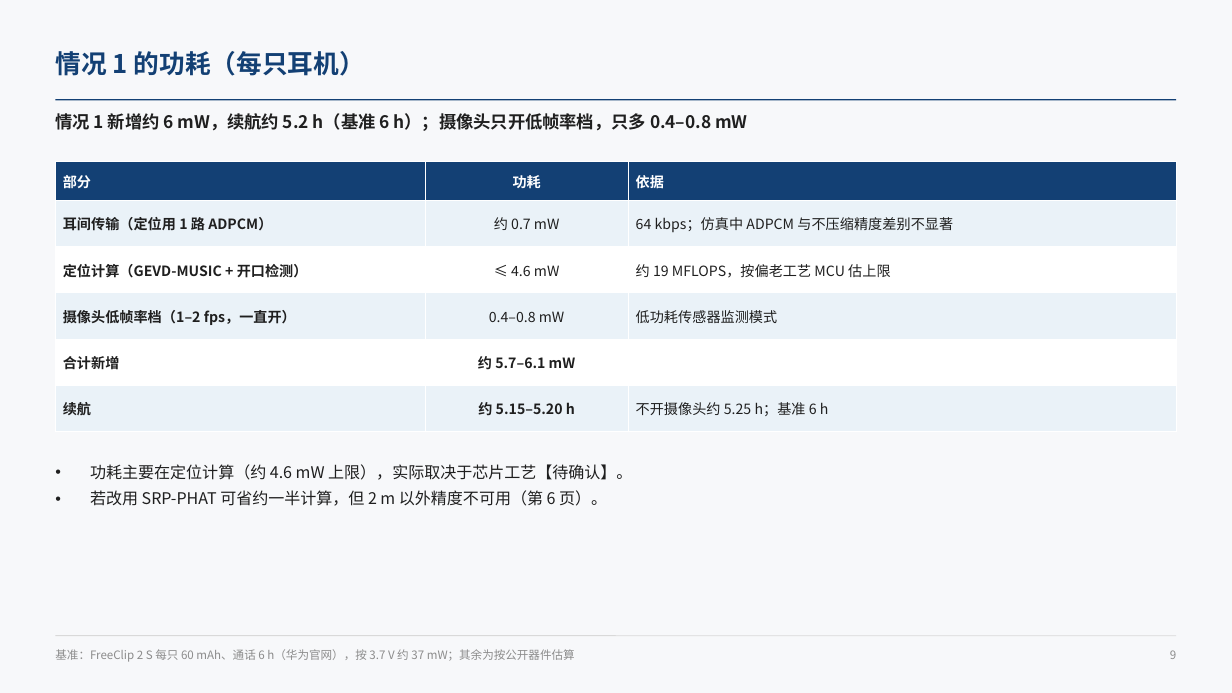
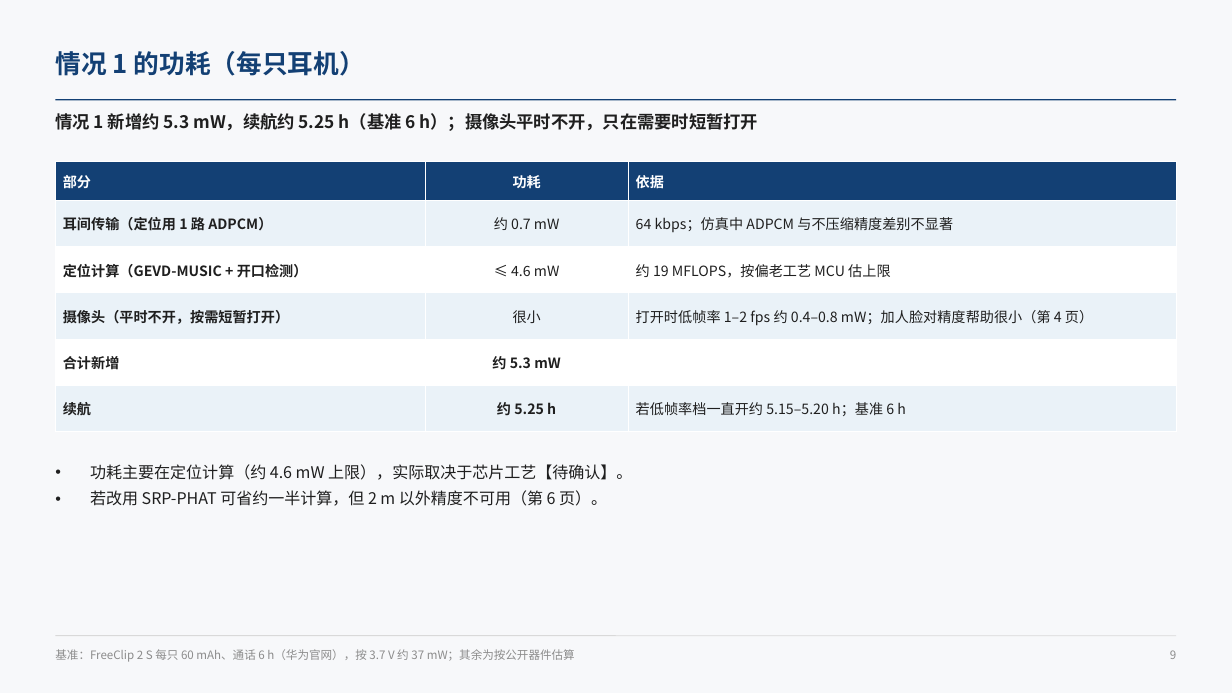
Before and after one commit to ZeroFoxxi/ssl-scene1, a slide deck: slide 9 of 02_耳机声源定位/耳机声源定位_情况1分析.pptx. Drawn at 1232x693 pixels with LibreOffice and Linux fonts; fonts in the diff are those of the drawing. Boxes give left, top, right and bottom in pixels: in the first picture for what was removed or moved away, otherwise in the second. Text is boxed around its words. In the diff, an @@ line names an element or a change of style, - is before the commit and + after.

```diff
--- a/02_耳机声源定位/耳机声源定位_情况1分析.pptx
+++ b/02_耳机声源定位/耳机声源定位_情况1分析.pptx
@@ text at (55,113,759,131): text changed @@
-情况 1 新增约 6 mW，续航约 5.2 h（基准 6 h）；摄像头只开低帧率档，只多 0.4–0.8 mW
+情况 1 新增约 5.3 mW，续航约 5.25 h（基准 6 h）；摄像头平时不开，只在需要时短暂打开
@@ table at (55,162,1177,510) @@
-row 4: 摄像头低帧率档（1–2 fps，一直开） | 0.4–0.8 mW | 低功耗传感器监测模式
+row 4: 摄像头（平时不开，按需短暂打开） | 很小 | 打开时低帧率 1–2 fps 约 0.4–0.8 mW；加人脸对精度帮助很小（第 4 页）
-row 5, column 2: 约 5.7–6.1 mW
+row 5, column 2: 约 5.3 mW
-row 6, column 2: 约 5.15–5.20 h
+row 6, column 2: 约 5.25 h
-row 6, column 3: 不开摄像头约 5.25 h；基准 6 h
+row 6, column 3: 若低帧率档一直开约 5.15–5.20 h；基准 6 h
```
Also in this commit, not shown: 3 other slides changed, 4 other files.
